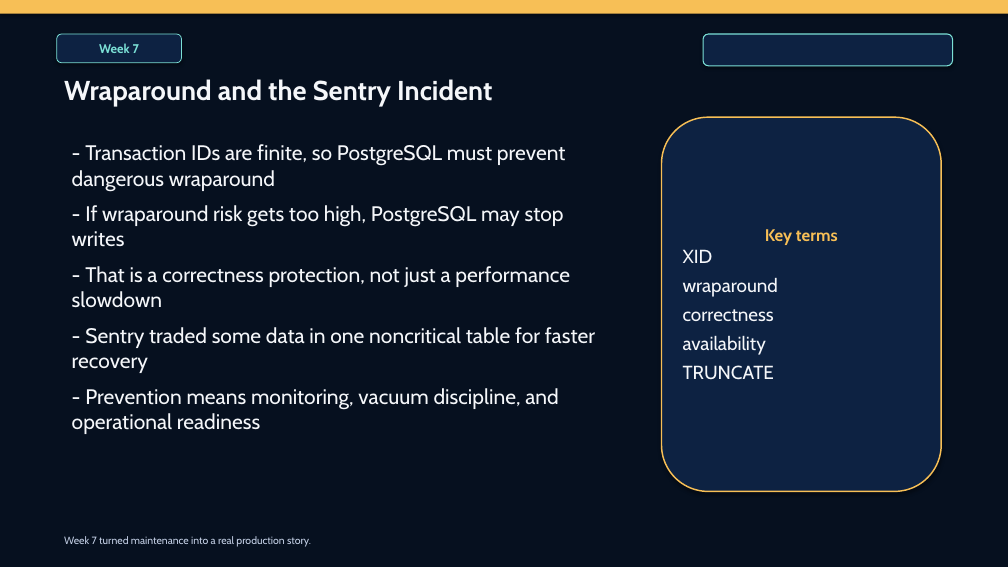
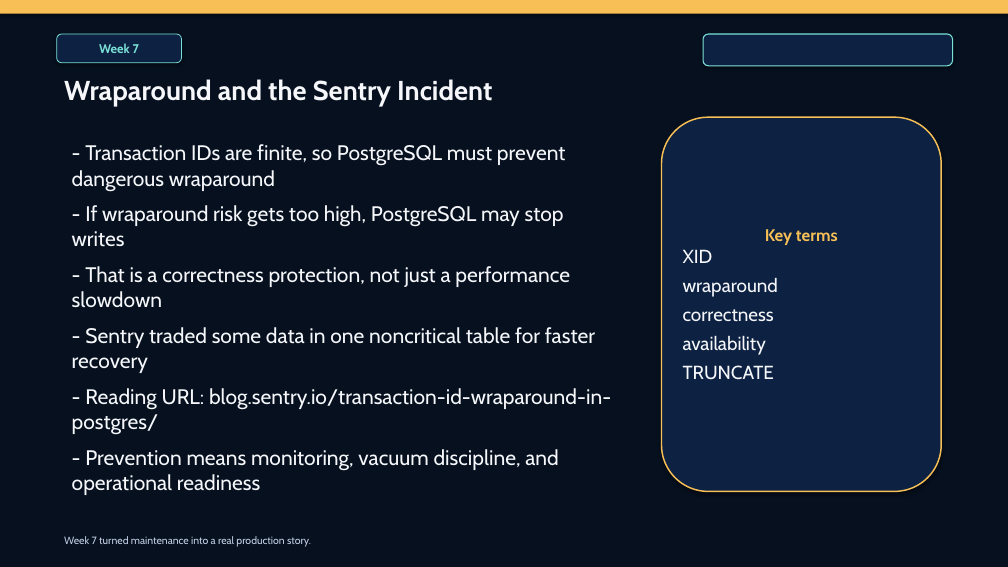
Before and after one commit to lolusername/CST4714_DB_admin, a slide deck: slide 11 of cst4714_weeks1_7_review_with_script.pptx. Drawn at 1008x567 pixels with LibreOffice and Linux fonts; fonts in the diff are those of the drawing. Boxes give left, top, right and bottom in pixels: in the first picture for what was removed or moved away, otherwise in the second. Text is boxed around its words. In the diff, an @@ line names an element or a change of style, - is before the commit and + after.

Commit message:
Add Sentry reading URL to week 7 materials

```diff
--- a/cst4714_weeks1_7_review_with_script.pptx
+++ b/cst4714_weeks1_7_review_with_script.pptx
@@ text at (72,388,611,435): paragraph added @@
+- Reading URL: blog.sentry.io/transaction-id-wraparound-in-postgres/
```
Also in this commit, not shown: 2 other files.
